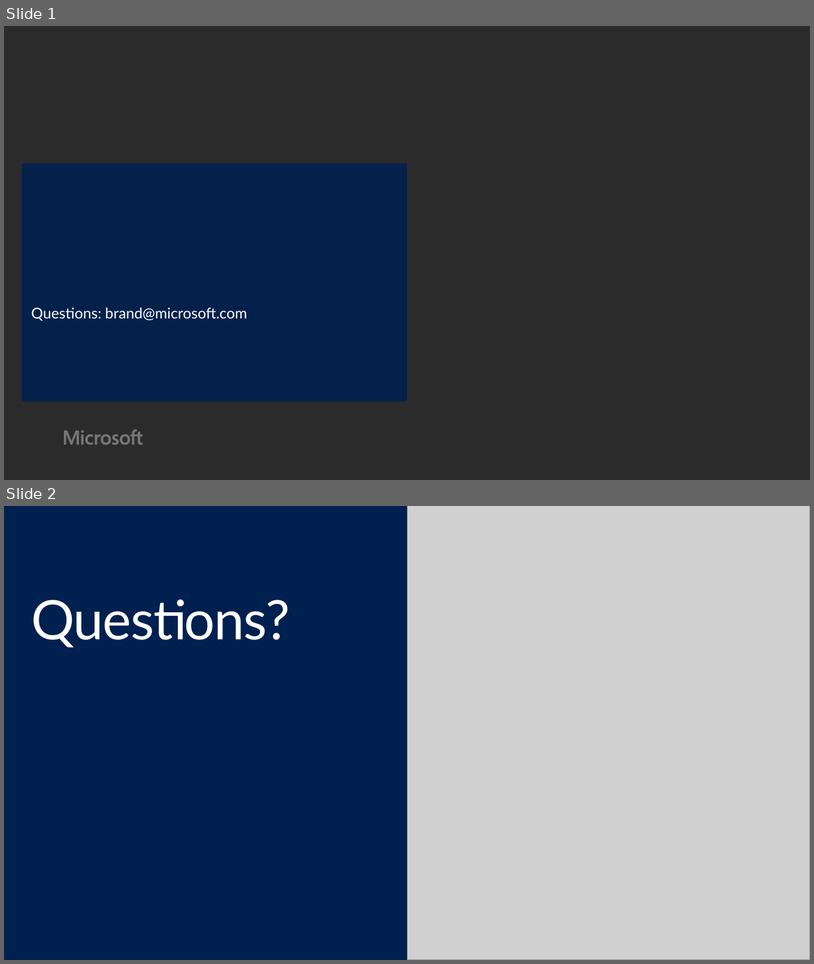
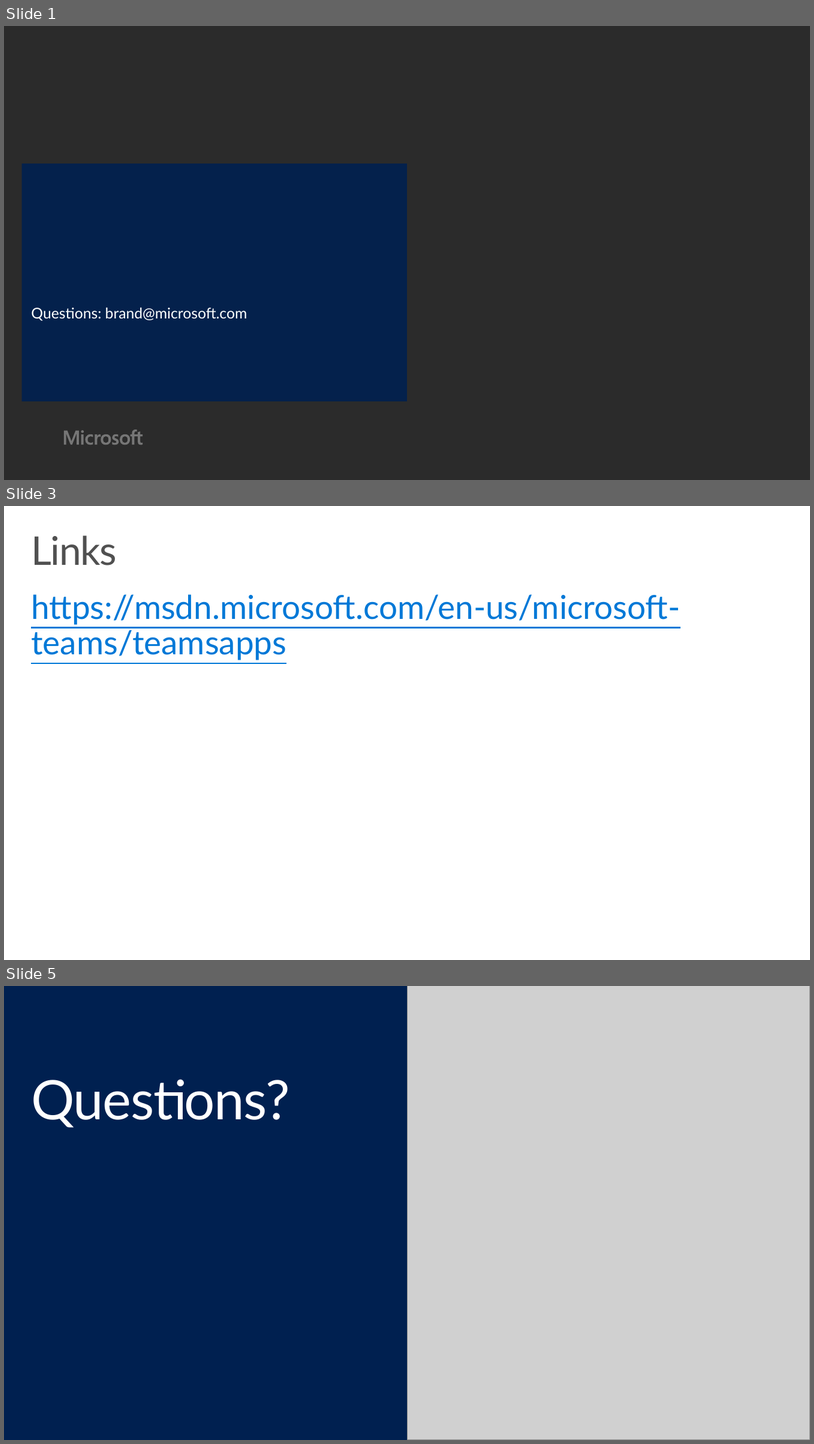
Before and after one commit to hamiltop/EDU-Dev-Bootcamp, a slide deck: Presentation/16-HOL-Teams.pptx. Shown one above the other, each under a label of ours: slides 1 and 2 before the commit, slides 1, 3 and 5 after it; the slides between them are not shown. The pictures are 814x964 and 814x1444 pixels, drawn with LibreOffice and Linux fonts; fonts in the diff are those of the drawing; grey boxes stand for pictures; background and template pictures are left out; a plain dark background stands for a picture behind light text. Boxes give left, top, right and bottom in pixels: in the first picture for what was removed or moved away, otherwise in the second. Text is boxed around its words. In the diff, an @@ line names an element or a change of style, - is before the commit and + after.

```diff
--- a/Presentation/16-HOL-Teams.pptx
+++ b/Presentation/16-HOL-Teams.pptx
@@ slide 3 added at (4,506,810,960), background #FFFFFF @@
@@ title added at (31,535,117,565), 48 pt, text #505050 @@
+Links
@@ text added at (31,594,680,660), 40 pt, text #0078D7, underline @@
+https://msdn.microsoft.com/en-us/microsoft-teams/teamsapps
@@ what was slide 2 is now slide 5 @@
```
Also in this commit, not shown: 2 other slides added, 8 other files.
